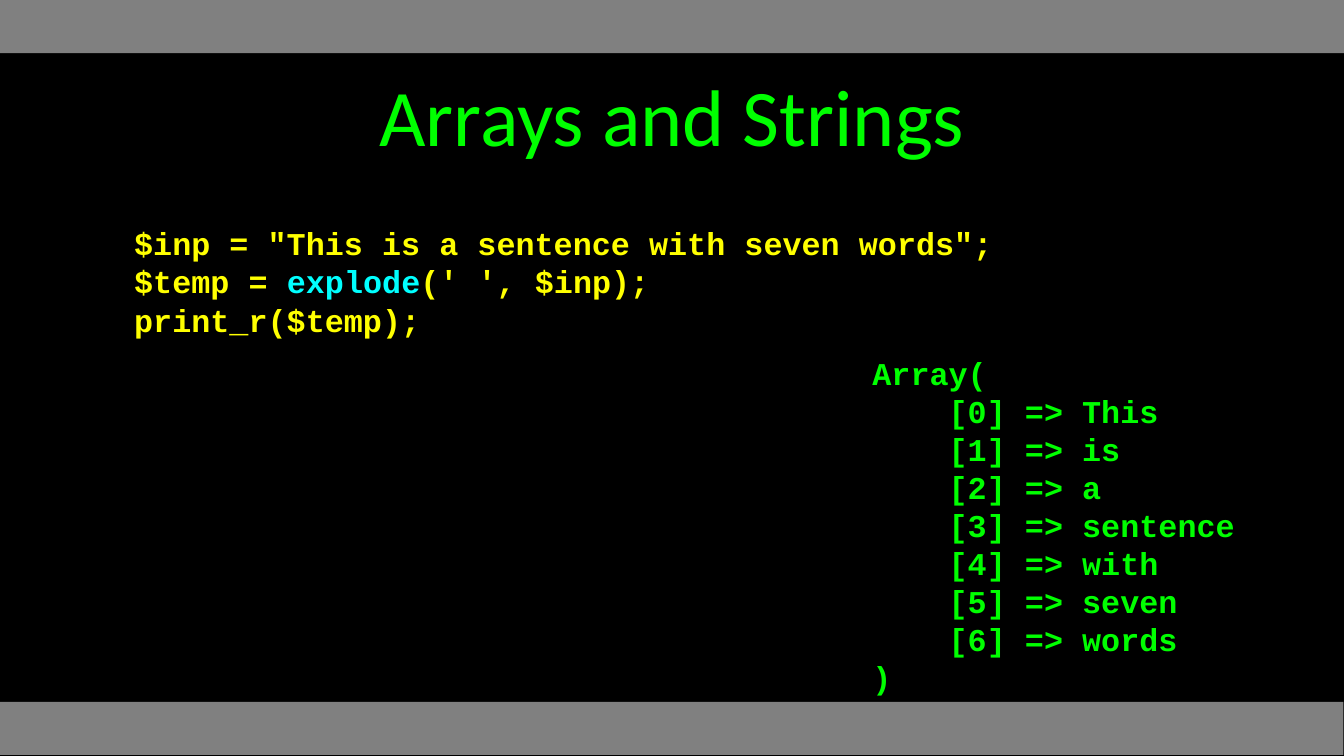
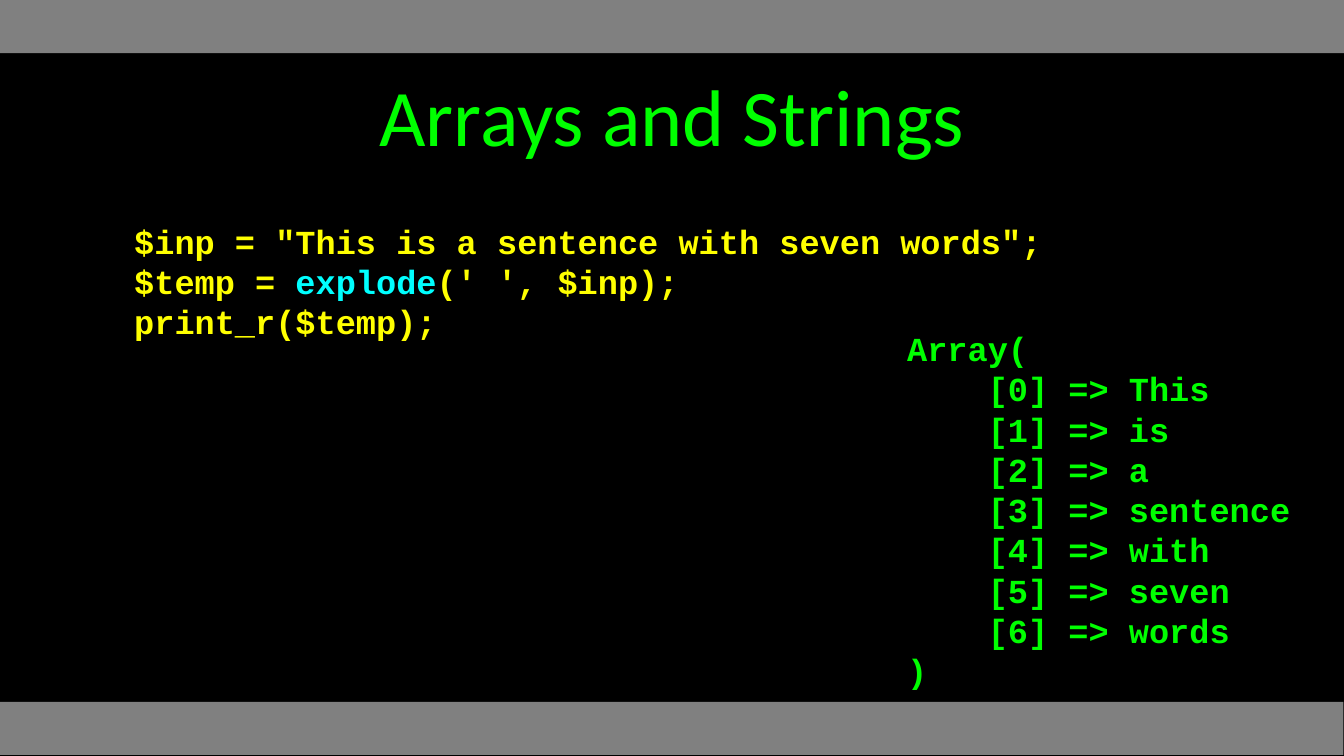
Before and after one commit to csev/wa4e, a slide deck: slide 17 of lectures/PHP-04-Arrays.ppt. Drawn at 1344x756 pixels with LibreOffice and Linux fonts; fonts in the diff are those of the drawing. Boxes give left, top, right and bottom in pixels: in the first picture for what was removed or moved away, otherwise in the second. Text is boxed around its words. In the diff, an @@ line names an element or a change of style, - is before the commit and + after.

```diff
--- a/lectures/PHP-04-Arrays.ppt
+++ b/lectures/PHP-04-Arrays.ppt
@@ text at (134,229,1041,301): text changed; size 17 to 18 pt @@
-$inp = "This is a sentence with seven words";$temp = explode(' ', $inp);
+$inp = "This is a sentence with seven words";
+$temp = explode(' ', $inp);
@@ text at (134,310,436,341): size 17 to 18 pt in "print_r($temp);" @@
@@ text "Array(": place and size @@
-text "Array(" at (872,362,1235,658)
+text "Array(" at (907,336,1290,650)
@@ text "Array(" at (907,336,1290,650): size 17 to 18 pt @@
```
Also in this commit, not shown: 16 other slides changed, 4 slides added, 4 slides removed, 3 other files.
